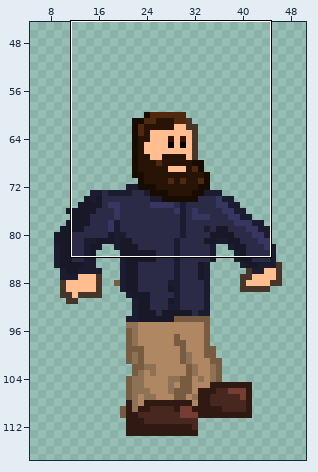
A pixel-art file gets an edit: Assets/Sprites/fallgod.aseprite. Above: a wide view before the commit, with the close-up outlined.
Close-up. As it was:
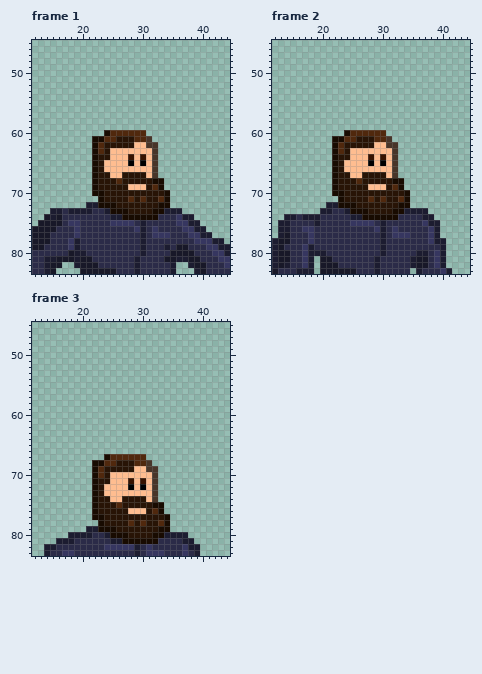
64x128 pixels, 3 frames. Colours within 5 levels of each other are drawn and written as one. Shown: frame 1: x 12..44, y 45..83; frame 2: x 12..44, y 45..83; frame 3: x 12..44, y 45..83. The wide view leaves out empty margins.
After the commit:
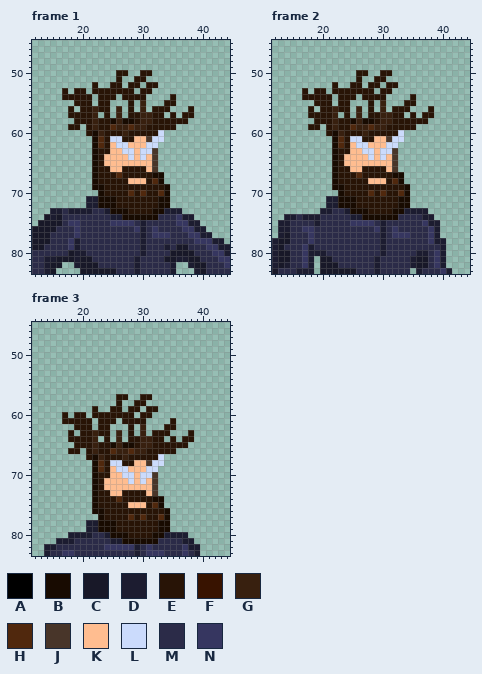
Palette (. is transparent): A #000000  B #180b01  C #181828  D #1c1c30  E #281406  F #381300  G #38200f  H #50280d  J #483529  K #ffbd90  L #cbdbfc  M #2b2b48  N #363660
Difference:
Changed rows in their new state; - is an unchanged pixel.
Frame 1:
first column x 17:
50 ---------EE--EE-------
51 ---------E--EE--------
52 -----E--EE-EE-EE------
53 E-EE-EEEEEEE-EE-------
54 EEEEE-EEE-EEEE----E---
55 --EEE-EE---E-G---EE---
56 -E-EEGEE-G-E-G-EEE---E
57 -EEEEG-E-G-EEGGEE-E-EE
58 --EEEGEEBGBBEGGEEEEEE-
59 -EE-EGEEHGGHGGEEEEE---
60 ----EBGEEEGEEEEEL-----
61 ------HELL--KK-LL-----
62 --------KLLK--LL------
63 ------E---LL-LL-------
64 -------K---L-L--------
65 -----------K-K--------
66 -------E--EEEE--------
67 --------EH----EBB-----
68 ---------E-KKK-H------
69 ------B----EEE-EEB----
70 -----.-----H-H--H-----
71 ----DD-BB--E-E--B-----
Frame 2: the same change as frame 1
Frame 3:
first column x 17:
57 ---------EE--EE-------
58 ---------E--EE--------
59 -----E--EE-EE-EE------
60 E-EE-EEEEEEE-EE-------
61 EEEEE-EEE-EEEE----E---
62 --EEE-EE---E-G---EE---
63 -E-EEGEE-G-E-G-EEE---E
64 -EEEEG-E-G-EEGGEE-E-EE
65 --EEEGEEBGBBEGGEEEEEE-
66 -EE-EGEEHGGHGGEEEEE---
67 ----EBGEEEGEEEEEL-----
68 ------HELL--KK-LL-----
69 --------KLLK--LL------
70 ------E---LL-LL-------
71 -------K---L-L--------
72 -----------K-K--------
73 -------E--EEEE--------
74 --------EH----EBB-----
75 ---------E-KKK-H------
76 ------B----EEE-EEB----
77 -----.-----H-H--H-----
78 ----DD-BB--E-E--B-----
Pixel boxes of the changes (left, top, right, bottom) in both close-ups:
changed: (62, 70, 194, 202)
changed: (302, 70, 434, 202)
changed: (62, 394, 194, 526)
